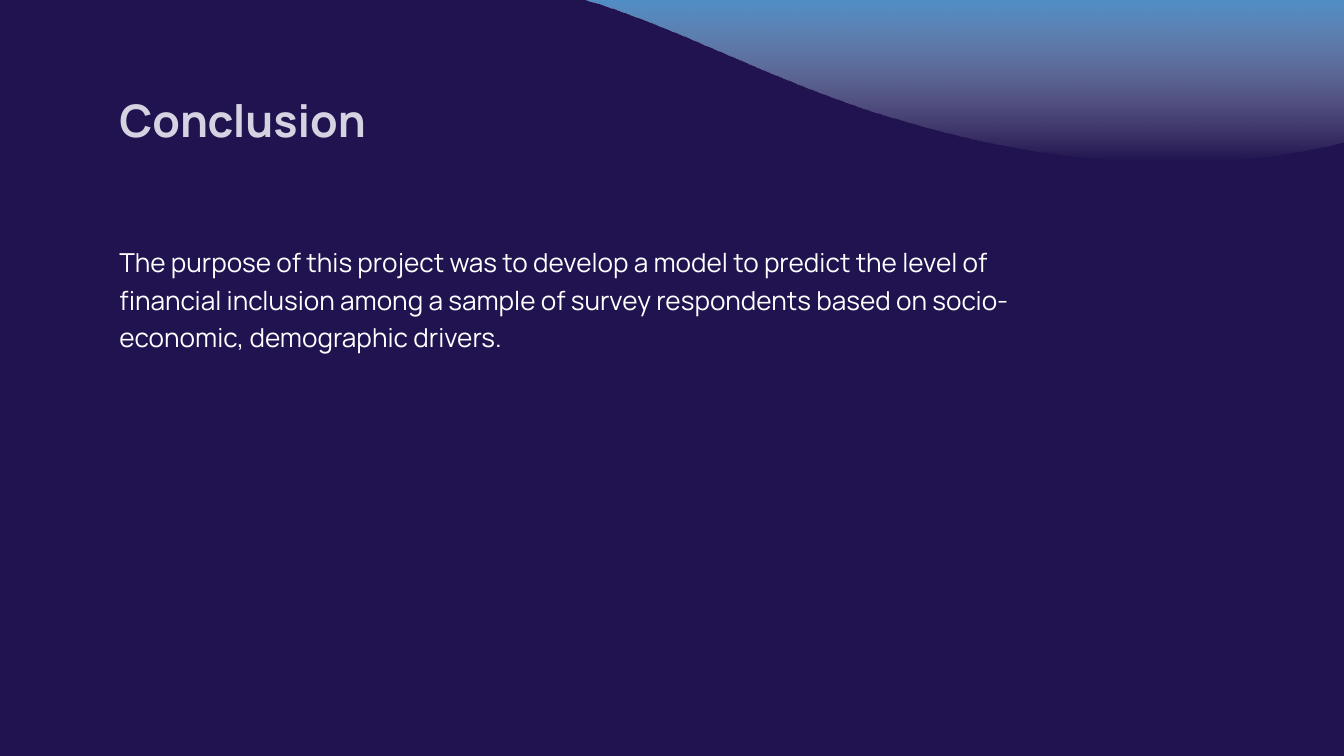
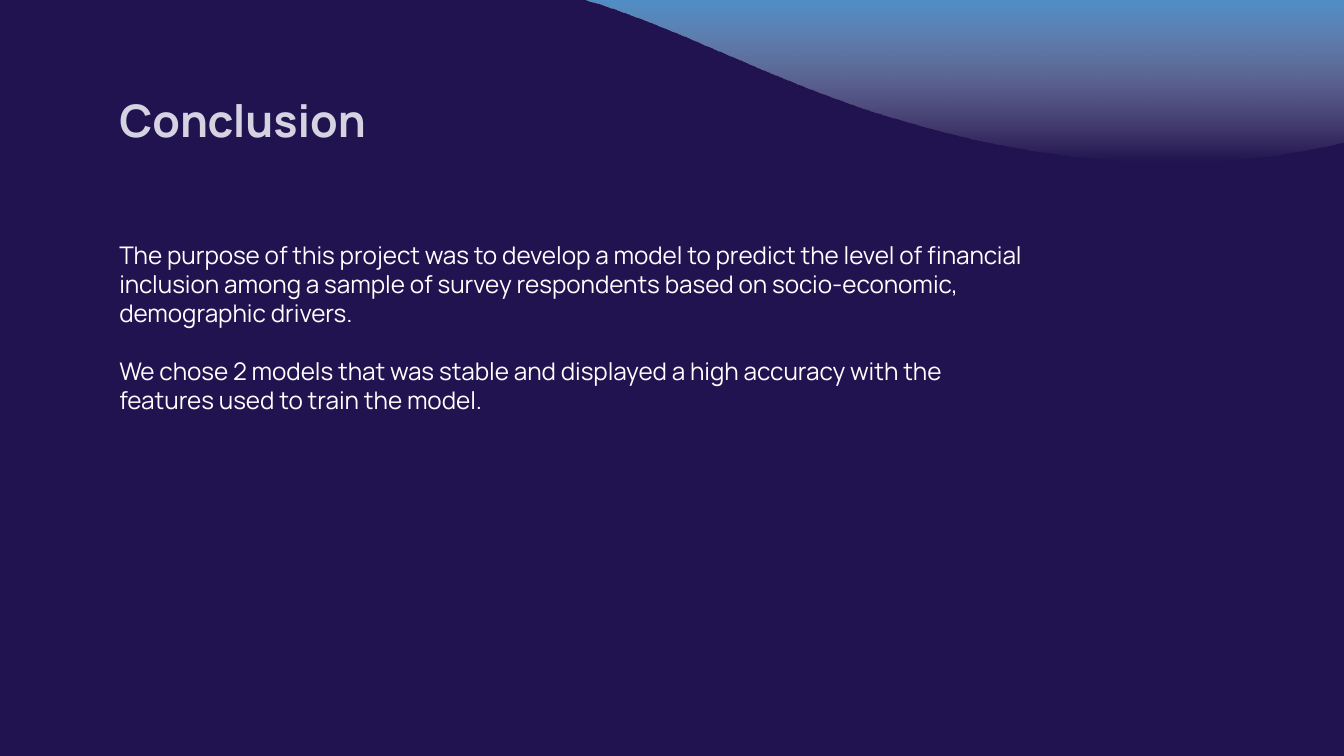
Before and after one commit to VIP509/Finance-Inclusion-1, a slide deck: slide 19 of Pierry Valcin Presentation.pptx (slide 20 before the commit). Drawn at 1344x756 pixels with LibreOffice and Linux fonts; fonts in the diff are those of the drawing. Boxes give left, top, right and bottom in pixels: in the first picture for what was removed or moved away, otherwise in the second. Text is boxed around its words. In the diff, an @@ line names an element or a change of style, - is before the commit and + after.

```diff
--- a/Pierry Valcin Presentation.pptx
+++ b/Pierry Valcin Presentation.pptx
@@ subtitle at box(119, 246, 1022, 328): size 14 to 12.9 pt in "The purpose of this project was to ..."; line spacing 1.2 to 1 @@
@@ subtitle at box(119, 362, 941, 410): paragraph added @@
+We chose 2 models that was stable and displayed a high accuracy with the features used to train the model.
```
Also in this commit, not shown: 3 other slides changed, 1 slide added, 3 slides removed.
